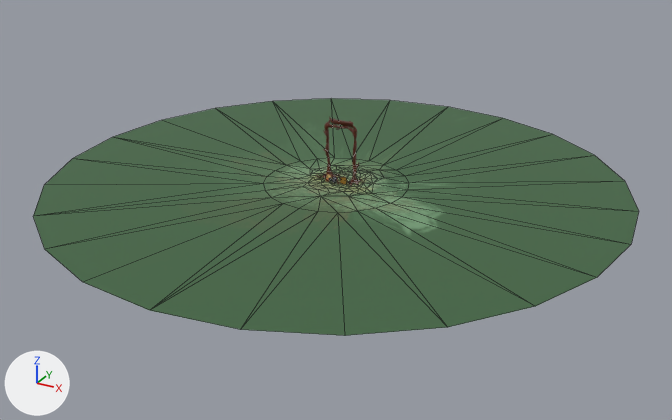
An edit to the glTF model assets/frame.glb, drawn before and after from the same camera.
One viewpoint serves both versions: a camera (50 mm lens) standing at (11.48, -20.89, 8.94) and looking at (0.29, -0.54, -1.24). The axes (+X, +Y, +Z) are drawn at lower left. The lights are the same throughout. Mesh edges are drawn as thin lines on the coarser meshes. Where no turn or scale is listed for an object, it has been applied to the vertices. Vertices at the same position are counted once.

Before the edit, the objects in view are built like this:
```python
me_floor_fg = bpy.data.meshes.new('floor_fg')
me_floor_fg.from_pydata(...)  # 152 vertices, 278 faces; spans x -8.0..8.0, y -8.0..8.0, z 0.0
me_floor_fg.materials.append(mat_grass)  # picture img_ground
ob_floor_fg = bpy.data.objects.new('floor_fg', me_floor_fg)
ob_floor_fg.location = (0.0, 0.0, -0.7)
```
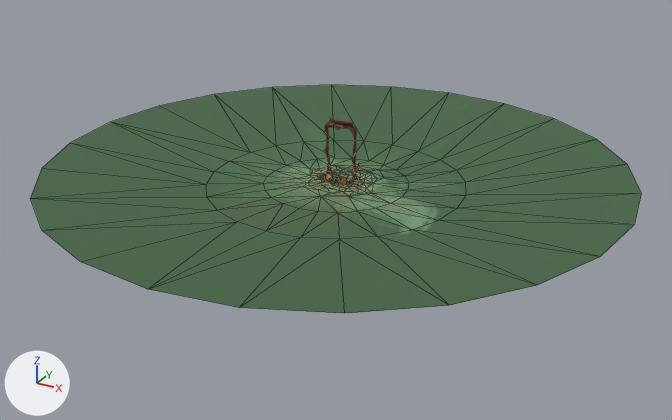
Location of each change, [x1, y1, x2, y2] in pixels of the pictures (672 x 420 px):
'floor_fg', reshaped: before [33, 98, 639, 336]; after [31, 85, 641, 313]

The change, as a diff of the scene's bpy script:
```diff
--- a/assets/frame.glb.py
+++ b/assets/frame.glb.py
@@ me_floor_fg @@
 # used by ob_floor_fg; location = (0.0, 0.0, -0.7)
-me_floor_fg.from_pydata(...)  # 152 vertices, 278 faces; spans x -8.0..8.0, y -8.0..8.0, z 0.0
+me_floor_fg.from_pydata(...)  # 176 vertices, 326 faces; spans x -8.0..8.0, y -8.0..8.0, z 0.0..0.5
+# me_floor_fg part 1
+# 20 vertices are removed from x -8.0..8.0, y -8.0..8.0, z 0.0
+# 48 faces are deleted
+# 4 vertices in x -7.7..4.0, y -7.7..2.1, z 0.0 move by (0.0, 0.0, 0.5)
+# 44 vertices are added at x -8.0..8.0, y -8.0..8.0, z 0.0..0.5
+# 96 new faces join them
 me_floor_fg.materials.append(mat_grass)
```
